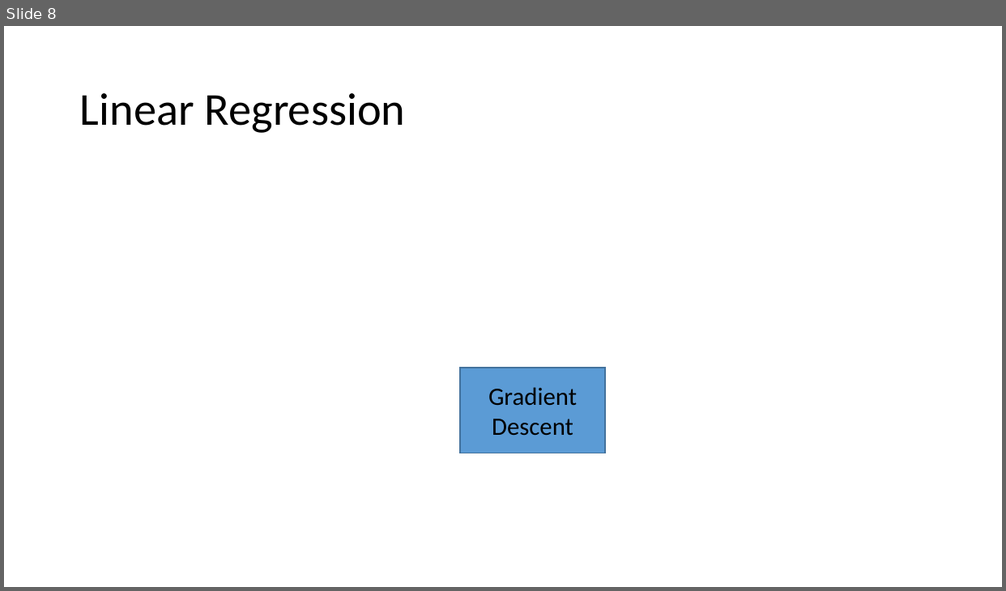
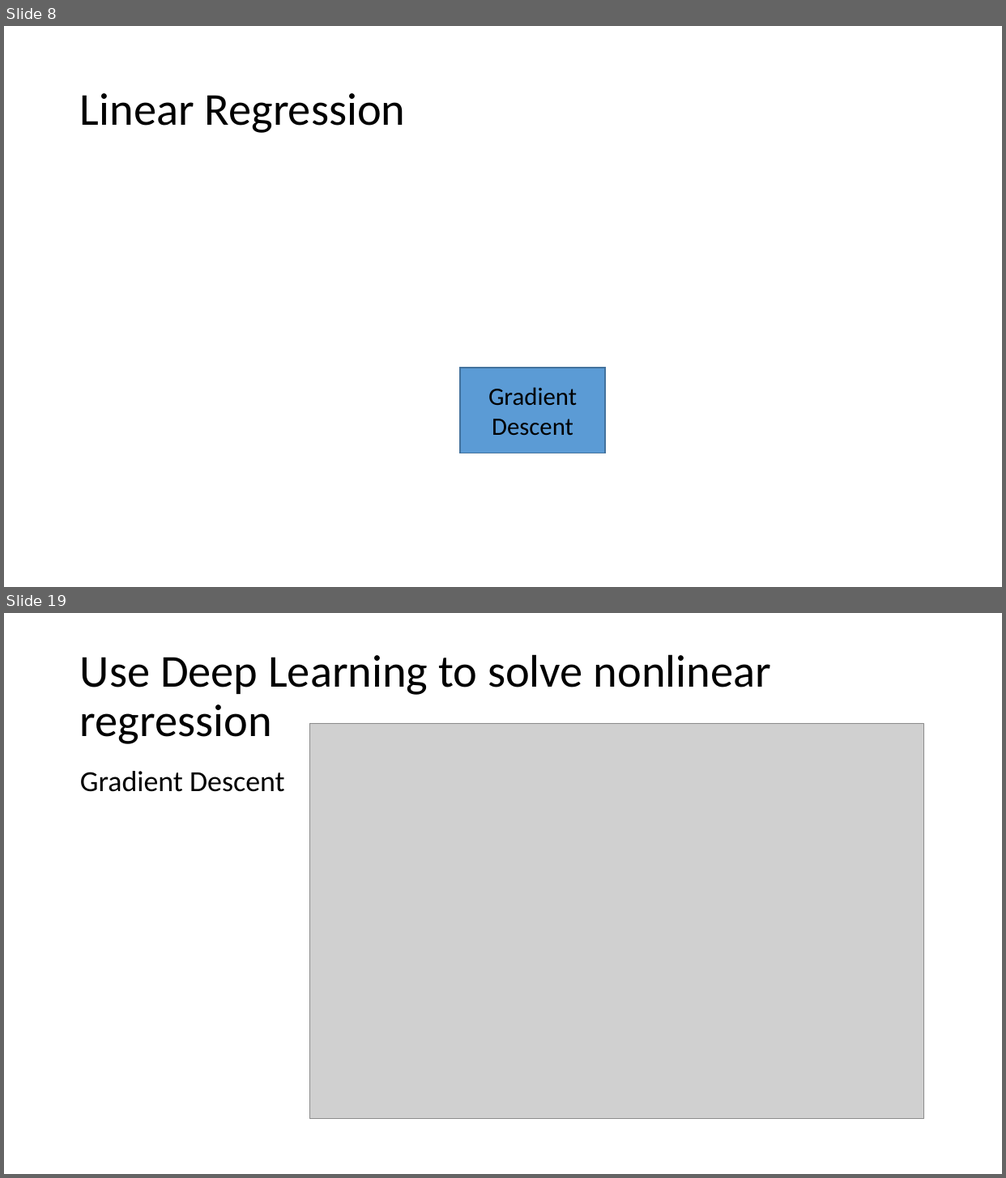
Before and after one commit to CaralBaby/Apply-Machine-Learning-in-Motion-Planning, a slide deck: Introduction to Machine Learning and the Applications in Motion Planning.pptx. Shown one above the other, each under a label of ours: slide 8 before the commit, slides 8 and 19 after it; the slides between them are not shown. The pictures are 1006x591 and 1006x1178 pixels, drawn with LibreOffice and Linux fonts; fonts in the diff are those of the drawing; grey boxes stand for pictures. Boxes give left, top, right and bottom in pixels: in the first picture for what was removed or moved away, otherwise in the second. Text is boxed around its words. In the diff, an @@ line names an element or a change of style, - is before the commit and + after.

```diff
--- a/Introduction to Machine Learning and the Applications in Motion Planning.pptx
+++ b/Introduction to Machine Learning and the Applications in Motion Planning.pptx
@@ slide 19 added at [4,613,1002,1174], background #FFFFFF @@
@@ title added at [80,654,771,744], 44 pt, text #000000 @@
+Use Deep Learning to solve nonlinear regression
@@ picture added at [310,723,924,1118] @@
@@ text added at [80,771,285,792], 28 pt, text #000000 @@
+Gradient Descent
```
Also in this commit, not shown: 1 slide changed, 10 other slides added.
